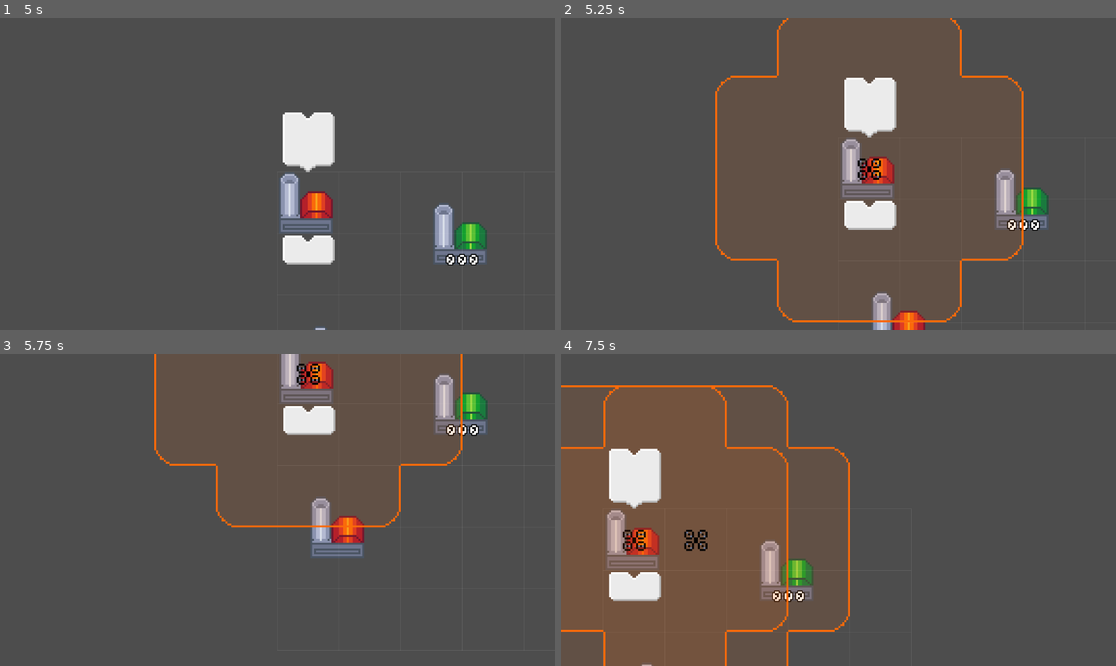
Above: before the commit, frames 1-4 (two rows, left to right).
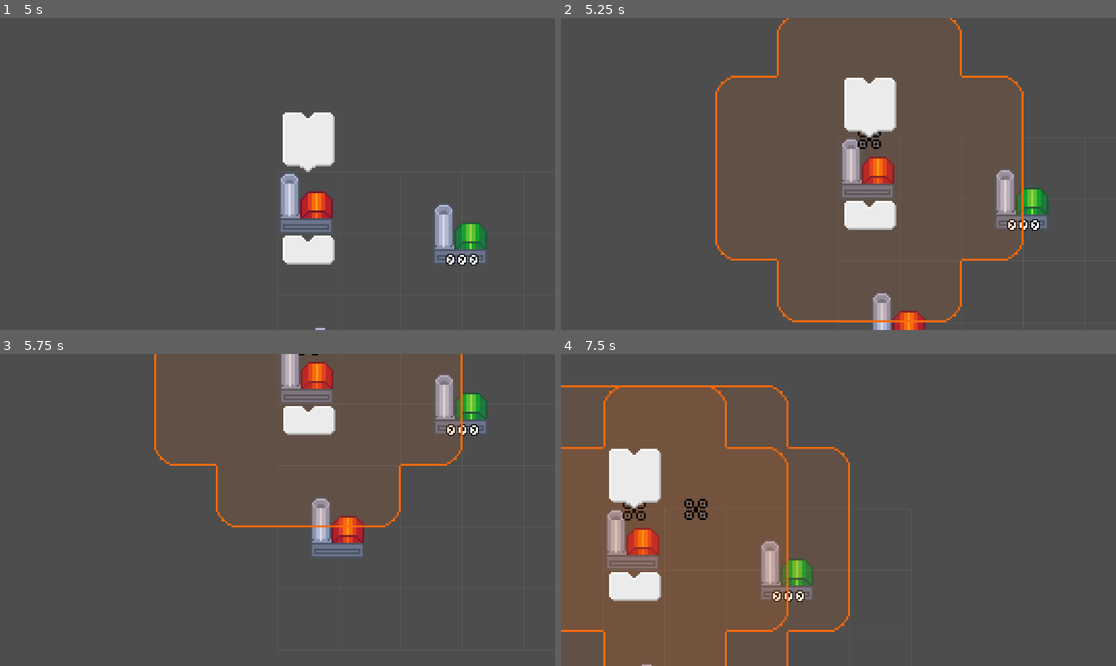
Above: after the commit, the same moments.

Repository: ZimtSnad/nauvis-enjoyers-bit-festival-2025
Game: Godot game, scene res://main.tscn
Two runs of this game, one before a commit and one after it. Both use one fixed random seed, a clock stepped at 60 frames per second and the inputs below.
Inputs (mouse positions are in pixels of both pictures, inside the frame that each line leads up to):
- Up to frame 1 (5 s): tap Enter at 0.5, 2.75 s; move the mouse to (399, 158) at 0.52 s; hold D (right) 0.53-1.28 s; click (399, 158) at 0.67 s; move the mouse to (166, 189) at 1.27 s; hold S (down) 1.28-2.03 s; tap Space at 2 s; move the mouse to (333, 105) at 2.02 s; hold D (right) 2.03-2.78 s; move the mouse to (249, 236) at 2.77 s; hold W (up) 2.78-3.53 s; click (249, 236) at 2.92 s; move the mouse to (444, 220) at 3.52 s; hold A (left) from 3.53 s (still down); move the mouse to (111, 127) at 4.27 s
- Up to frame 2 (5.25 s): move the mouse to (866, 174) at 5.02 s; release A (left) at 5.03 s; hold S (down) from 5.03 s (still down); click (866, 174) at 5.17 s
- Up to frame 3 (5.75 s): keep holding S (down)
- Up to frame 4 (7.5 s): move the mouse to (755, 432) at 5.77 s; release S (down) at 5.78 s; hold D (right) 5.78-6.53 s; move the mouse to (960, 494) at 6.52 s; hold W (up) 6.53-7.28 s; move the mouse to (727, 525) at 7.27 s; hold D (right) from 7.28 s (still down); click (727, 525) at 7.42 s

Frame 1 is identical in both runs. In frame 2, 0.3% of the frame differs, in the area x 53-58%, y 36-52%; in frame 3, 0.2%; in frame 4, 0.6%, in the area x 11-27%, y 46-64%.

Commit message:
drone animation

Diff:
--- a/scenes/beacon.tscn
+++ b/scenes/beacon.tscn
@@ -56,6 +56,42 @@
 "speed": 30.0
 }]
 
+[sub_resource type="Animation" id="Animation_pa8h1"]
+resource_name = "beacon_hover"
+loop_mode = 1
+tracks/0/type = "value"
+tracks/0/imported = false
+tracks/0/enabled = true
+tracks/0/path = NodePath(".:position:y")
+tracks/0/interp = 2
+tracks/0/loop_wrap = true
+tracks/0/keys = {
+"times": PackedFloat32Array(0.06666667, 0.5, 0.93333334),
+"transitions": PackedFloat32Array(1, 1, 1),
+"update": 0,
+"values": [0.0, 10.0, 0.0]
+}
+
+[sub_resource type="Animation" id="Animation_gotfa"]
+length = 0.001
+tracks/0/type = "bezier"
+tracks/0/imported = false
+tracks/0/enabled = true
+tracks/0/path = NodePath(".:position:y")
+tracks/0/interp = 1
+tracks/0/loop_wrap = true
+tracks/0/keys = {
+"handle_modes": PackedInt32Array(0),
+"points": PackedFloat32Array(0, -0.25, 0, 0.25, 0),
+"times": PackedFloat32Array(0)
+}
+
+[sub_resource type="AnimationLibrary" id="AnimationLibrary_q6tmv"]
+_data = {
+&"RESET": SubResource("Animation_gotfa"),
+&"beacon_hover": SubResource("Animation_pa8h1")
+}
+
 [node name="Beacon" type="Area2D"]
 script = ExtResource("1_r25yp")
 
@@ -69,8 +105,16 @@
 tile_set = SubResource("TileSet_ys75u")
 
 [node name="AnimatedSprite2D" type="AnimatedSprite2D" parent="."]
-position = Vector2(64, 64)
+position = Vector2(64, 0)
 scale = Vector2(4, 4)
 sprite_frames = SubResource("SpriteFrames_3jkwu")
 autoplay = "default"
 frame_progress = 0.18392284
+
+[node name="AnimationPlayer" type="AnimationPlayer" parent="."]
+root_node = NodePath("../AnimatedSprite2D")
+libraries = {
+&"": SubResource("AnimationLibrary_q6tmv")
+}
+autoplay = "beacon_hover"
+speed_scale = 0.4
Not shown: 1 places in scenes/beacon.tscn that only renumber resources
